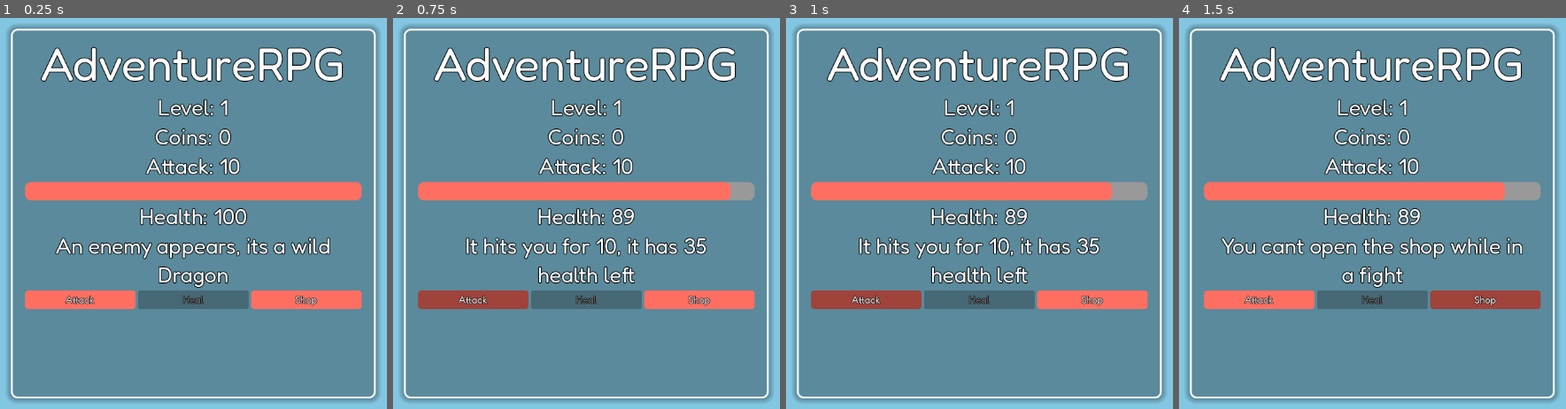
Above: before the commit, frames 1-4 (left to right).
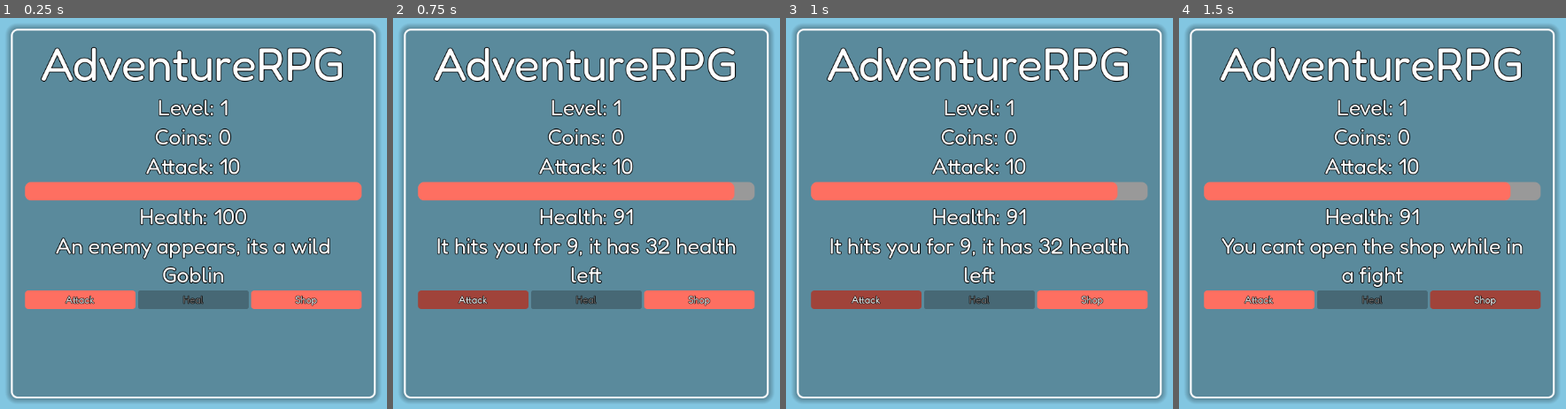
Above: after the commit, the same moments.

Repository: Overlord1304/AdventureRPG
Game: Godot game, scene res://scenes/main.tscn
The game is run twice, just before and just after one commit, with the same random seed, the same clock (stepped at 60 frames per second) and the same inputs.
Inputs:
- Up to frame 1 (0.25 s): no input
- Up to frame 2 (0.75 s): click "Attack" at 0.5 s
- Up to frame 3 (1 s): no input
- Up to frame 4 (1.5 s): click "Shop" at 1.25 s

The runs differ from the first frame. In frame 1, 0.6% of the frame differs, in the area x 40-60%, y 63-70%; in frame 2, 3.7%; in frame 3, 3.8%, in the area x 11-89%, y 41-68%; in frame 4, 0.8%.

Commit message:
added more enemies and bosses

Diff:
--- a/scripts/main.gd
+++ b/scripts/main.gd
@@ -5,8 +5,47 @@
 @export var spell_group: ButtonGroup
 var health_tween
 var displayed_health = 0
+var enemies = [
+	{
+		"name": "Goblin",
+		"min_level": 1,
+		"max_level": 4,
+		"health_mul": 1.0,
+		"attack_mul": 1.0
+	},
+	{
+		"name": "Orc",
+		"min_level": 3,
+		"max_level": 8,
+		"health_mul": 1.4,
+		"attack_mul": 1.3
+	},
+	{
+		"name": "Skeleton",
+		"min_level": 7,
+		"max_level": 99,
+		"health_mul": 1.2,
+		"attack_mul": 1.8
+	}
+]
+
+var bosses = [
+	{
+		"name": "Goblin Lord",
+		"min_level": 5,
+		"max_level": 9,
+		"health_mul": 1.5,
+		"attack_mul": 1.6
+	},
+	{
+		"name": "SKELLY",
+		"min_level": 10,
+		"max_level": 99,
+		"health_mul": 2.5,
+		"attack_mul": 2.0
+	}
+]
 func _ready():
-	print(Global.iblast_bought)
 	$ui/message.hide()
 	Global.load_game()
 	randomize()
@@ -30,20 +69,24 @@
 		b.button_pressed = false
 	message_label.text = "An enemy appears, its a wild %s" % Global.current_enemy.name
 func is_boss_level():
-	return randf() < 0.2
+	if Global.level < 5:
+		return false
+	return Global.level % 5 == 0
 
 func create_random_enemy():
+	var enemy_list = pick(enemies)
 	return {
-		"name": "Goblin",
-		"health": 30 + Global.level * 12,
-		"attack": 6 + Global.level * 3,
+		"name": enemy_list.name,
+		"health": int(ceil((30 + Global.level * 12) * enemy_list.health_mul)),
+		"attack": int(ceil((6 + Global.level * 3) * enemy_list.attack_mul)),
 		"is_boss": false,
 	}
 func create_boss():
+	var boss_list = pick(bosses)
 	return {
-		"name": "Dragon",
-		"health": int(ceil(30 + Global.level * 12*1.25)),
-		"attack": 6 + Global.level * 3*1.5,
+		"name": boss_list.name,
+		"health": int(ceil((30 + Global.level * 12) * boss_list.health_mul)),
+		"attack": int(ceil((6 + Global.level * 3) * boss_list.attack_mul)),
 		"is_boss": true,
 	}
 
@@ -190,3 +233,10 @@
 
 func _on_iceblast_pressed() -> void:
 	select_spell("iceblast_spell")
+func pick(p):
+	var candidates = []
+	for e in p:
+		if Global.level >= e.min_level and Global.level <= e.max_level:
+			candidates.append(e)
+
+	return candidates.pick_random()
